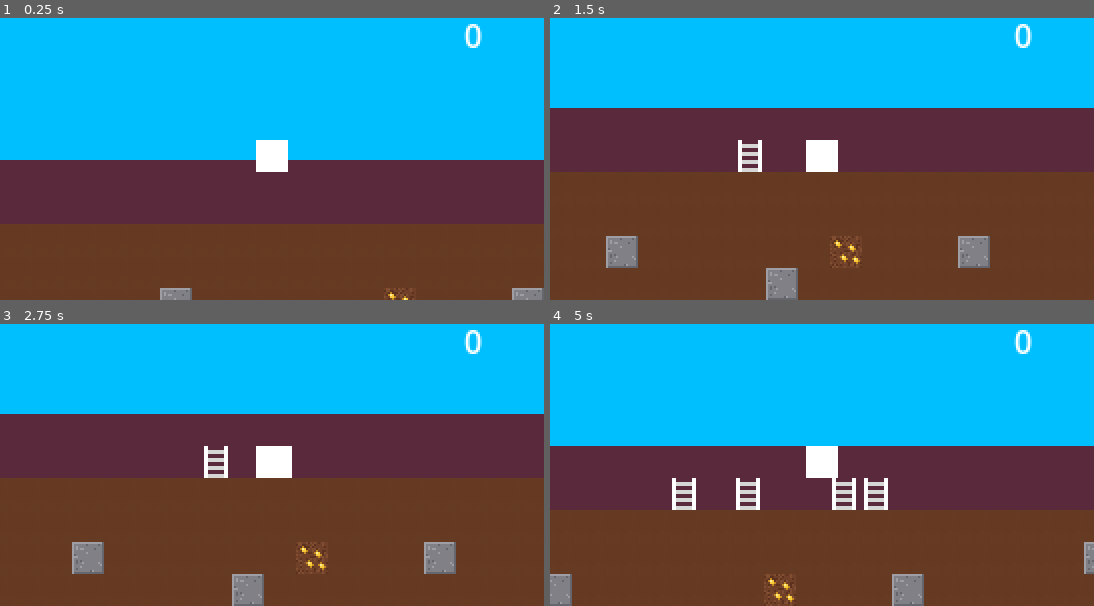
Above: before the commit, frames 1-4 (two rows, left to right).
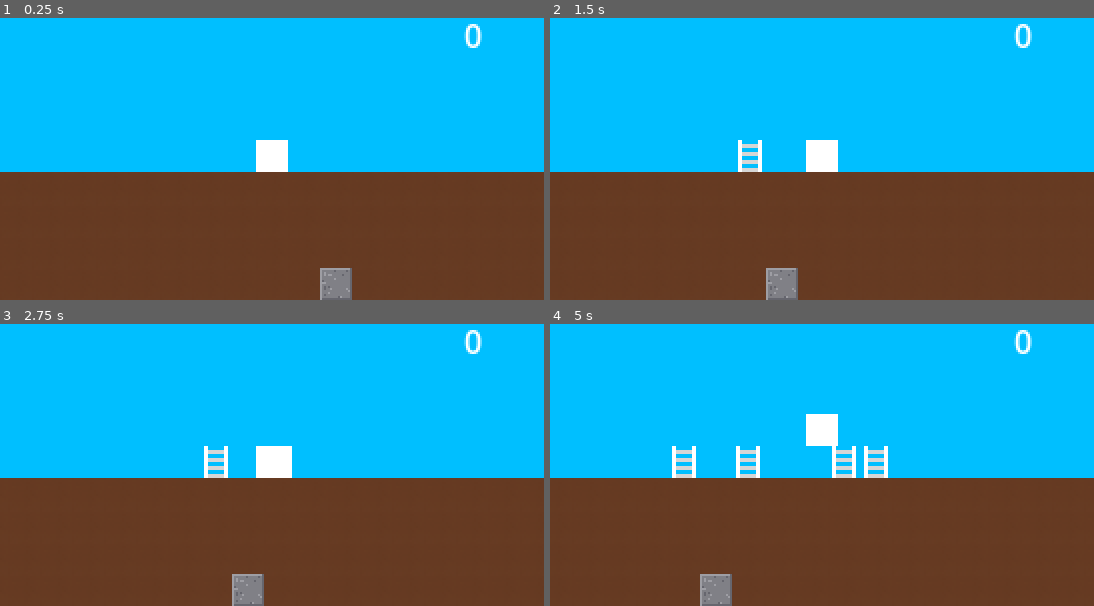
Above: after the commit, the same moments.

Repository: NxtCreator/Entrenched
Game: Godot game, scene res://scenes/main.tscn
Same seed, same stepped clock (60 frames per second), same inputs: the game is played once before the commit and once after it.
Inputs (mouse positions are in pixels of both pictures, inside the frame that each line leads up to):
- Up to frame 1 (0.25 s): no input
- Up to frame 2 (1.5 s): tap Enter at 0.5 s; move the mouse to (941, 142) at 0.52 s; hold Right (ui_right) from 0.53 s (still down); tap Alt at 0.6 s; click (941, 142) at 0.67 s; tap Up (ui_up) at 0.77 s; move the mouse to (713, 170) at 1.27 s; tap Shift at 1.35 s
- Up to frame 3 (2.75 s): tap Up (ui_up) at 1.52 s; move the mouse to (326, 397) at 2.02 s; release Right (ui_right) at 2.03 s; hold Left (ui_left) from 2.03 s (still down); tap R at 2.1 s
- Up to frame 4 (5 s): move the mouse to (794, 518) at 2.77 s; release Left (ui_left) at 2.78 s; hold Right (ui_right) 2.78-4.28 s; tap Alt at 2.85 s; click (794, 518) at 2.92 s; tap Up (ui_up) at 3.02, 3.77, 4.52 s; move the mouse to (985, 504) at 3.52 s; tap Shift at 3.6 s; move the mouse to (658, 419) at 4.27 s; hold Left (ui_left) from 4.28 s (still down); tap R at 4.35 s

The runs differ from the first frame. In frame 1, 24% of the frame differs, in the area x 0-100%, y 50-100%; in frame 2, 23%; in frame 3, 23%; in frame 4, 25%, in the area x 0-100%, y 31-100%.

Commit message:
Fix world starting 2 rows too deep by resetting generated_to to -1

Diff:
--- a/scenes/main.tscn
+++ b/scenes/main.tscn
@@ -37,7 +37,8 @@
 [node name="Main" type="Node2D" unique_id=1343634054]
 script = ExtResource("1_0wfyh")
 
-[node name="ColorRect" type="ColorRect" parent="." unique_id=1414326774]
+[node name="Underground" type="ColorRect" parent="." unique_id=1414326774]
+anchors_preset = -1
 offset_right = 640.0
 offset_bottom = 100000.0
 color = Color(0.3529412, 0.16470589, 0.23529412, 1)
--- a/scripts/main.gd
+++ b/scripts/main.gd
@@ -4,7 +4,7 @@
 const AHEAD = 30
 const ORE_CHANCE := 0.03
 
-var generated_to := 1
+var generated_to := -1
 
 func _ready() -> void:
 	_extend_to(AHEAD)
